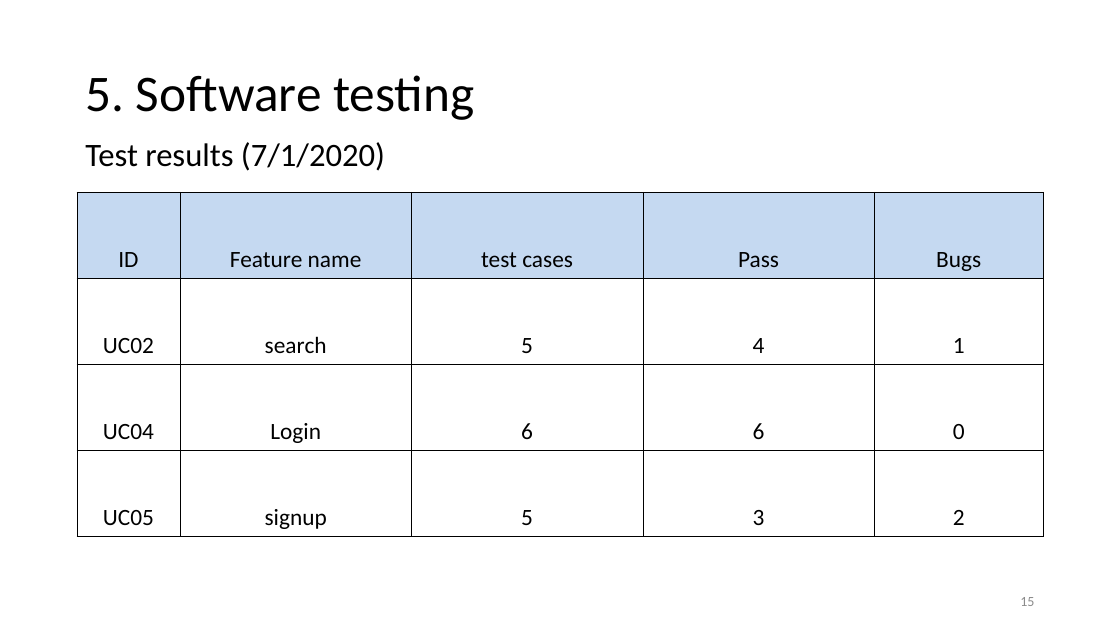
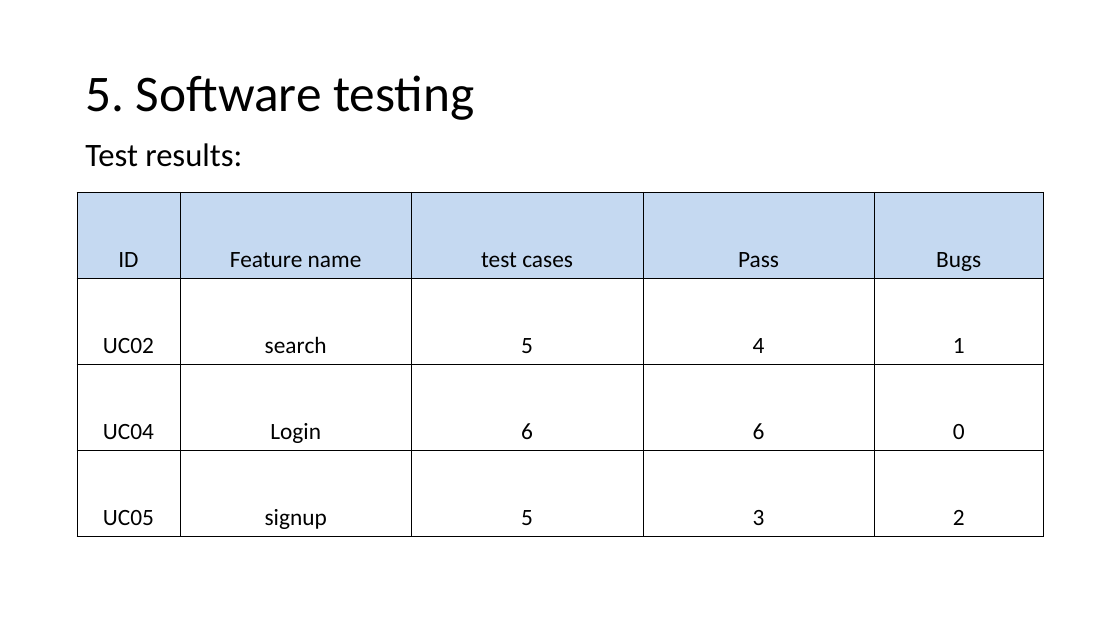
Before and after one commit to qttq23/SEProject, a slide deck: slide 19 of docs/PA6 - Presentation, submission/Software-Engineering-Project.pptx (slide 15 before the commit). Drawn at 1120x630 pixels with LibreOffice and Linux fonts; fonts in the diff are those of the drawing; background and template pictures are left out. Boxes give left, top, right and bottom in pixels: in the first picture for what was removed or moved away, otherwise in the second. Text is boxed around its words. In the diff, an @@ line names an element or a change of style, - is before the commit and + after.

```diff
--- a/docs/PA6 - Presentation, submission/Software-Engineering-Project.pptx
+++ b/docs/PA6 - Presentation, submission/Software-Engineering-Project.pptx
@@ text at [85, 143, 242, 167]: text changed @@
-Test results (7/1/2020)
+Test results:
@@ page number removed at [1020, 597, 1034, 606] @@
-15
```
Also in this commit, not shown: 16 other slides changed, 5 slides added.
